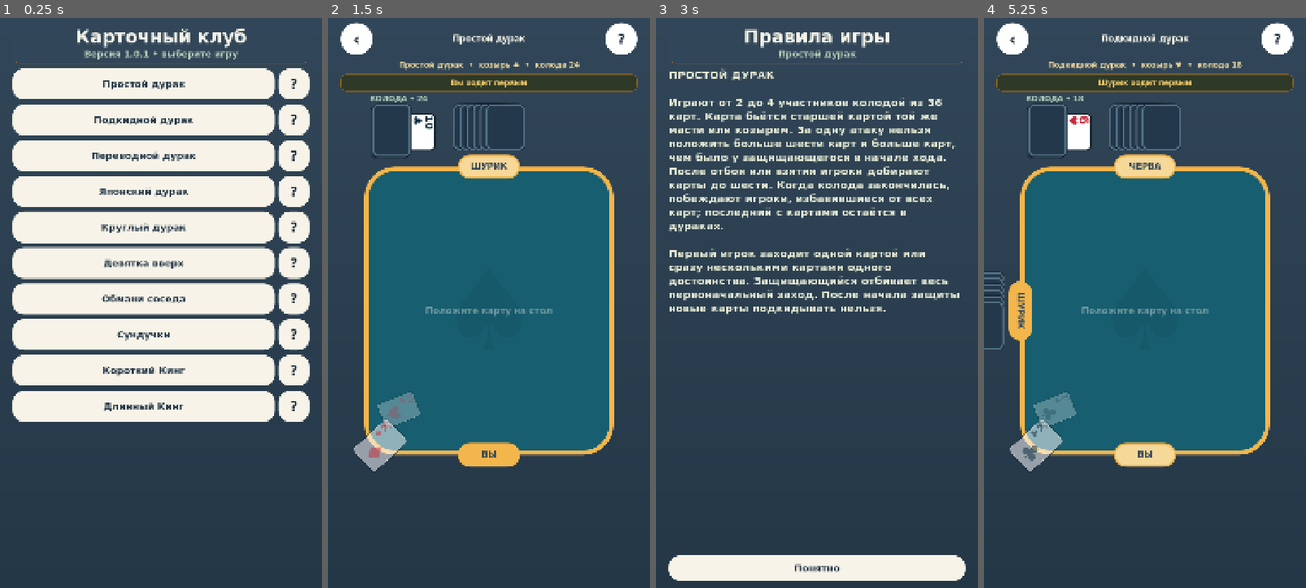
Above: before the commit, frames 1-4 (left to right).
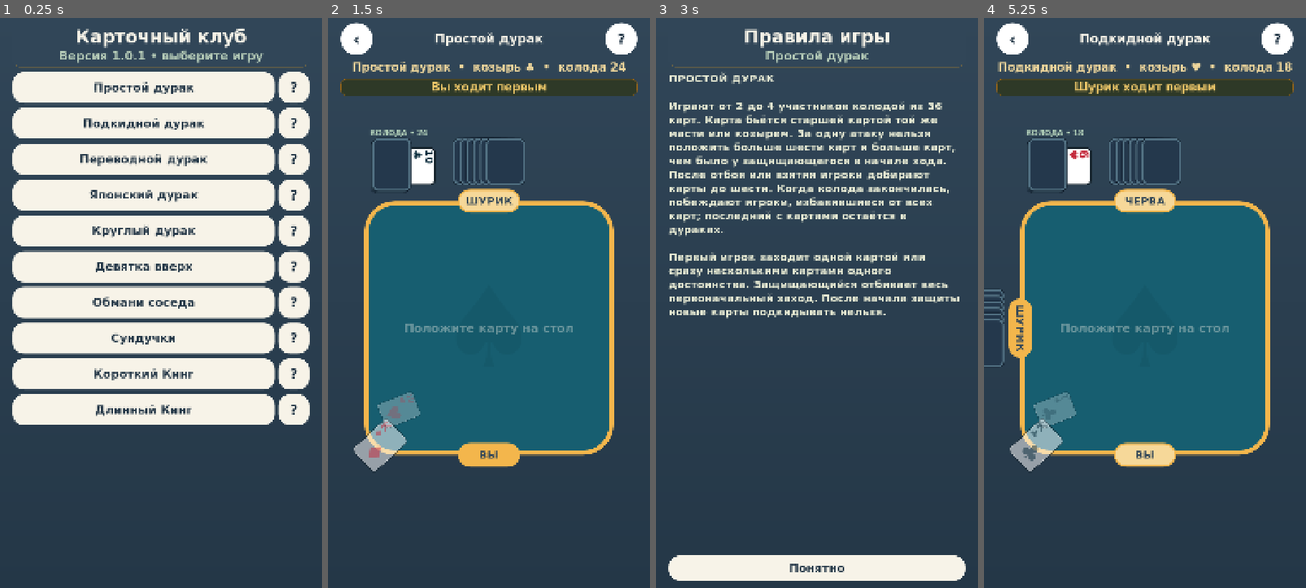
Above: after the commit, the same moments.

Repository: dmitriymaksimowitch-ctrl/mobile-card-game
Game: Godot game, scene res://main.tscn
The game is run twice, just before and just after one commit, with the same random seed, the same clock (stepped at 60 frames per second) and the same inputs.
Inputs:
- Up to frame 1 (0.25 s): no input
- Up to frame 2 (1.5 s): click "Простой дурак" at 0.5 s; click "2 игрока • 1 бот(а)" at 1.25 s
- Up to frame 3 (3 s): click "‹" at 2 s; click "?" at 2.75 s
- Up to frame 4 (5.25 s): click "Понятно" at 3.5 s; click "Подкидной дурак" at 4.25 s; click "3 игрока • 2 бот(а)" at 5 s

The runs differ from the first frame. In frame 1, 18% of the frame differs, in the area x 3-97%, y 5-72%; in frame 2, 12%; in frame 3, 12%; in frame 4, 13%.

Commit message:
Fix full-size compact deck, half-exposed trump and larger UI text: card_visuals.gd

Diff:
--- a/card_visuals.gd
+++ b/card_visuals.gd
@@ -61,6 +61,51 @@
 	style.shadow_color = Color("12202e"); style.shadow_size = 3
 	return style
 
+# Single, unscaled deck view. The rotated trump's bounding rectangle is
+# [card_width - card_height / 2, card_width + card_height / 2] on X:
+# exactly half its long side is beneath the card backs.
+static func add_compact_deck(table: Control, at: Vector2, trump_face: String, card_size: Vector2, card_count: int) -> Control:
+	var deck_display := Control.new()
+	deck_display.name = "DeckDisplay"
+	deck_display.mouse_filter = Control.MOUSE_FILTER_IGNORE
+	deck_display.clip_contents = false
+	deck_display.position = at
+	deck_display.size = Vector2(card_size.x + card_size.y / 2.0 + 12.0, card_size.y + 12.0)
+	table.add_child(deck_display)
+
+	var caption := Label.new()
+	caption.name = "DeckCaption"
+	caption.text = "КОЛОДА • %d" % card_count
+	caption.position = Vector2(0, -53)
+	caption.size = Vector2(300, 50)
+	caption.add_theme_font_size_override("font_size", 38)
+	caption.modulate = Color("d4e8df")
+	caption.mouse_filter = Control.MOUSE_FILTER_IGNORE
+	deck_display.add_child(caption)
+
+	var trump_card := Label.new()
+	trump_card.name = "TrumpCard"
+	decorate_label(trump_card, trump_face, card_size)
+	trump_card.pivot_offset = card_size / 2.0
+	trump_card.position = Vector2(card_size.x / 2.0, 0)
+	trump_card.rotation_degrees = 90
+	trump_card.z_index = 1
+	trump_card.mouse_filter = Control.MOUSE_FILTER_IGNORE
+	deck_display.add_child(trump_card)
+
+	for layer in 4:
+		var back := Label.new()
+		back.name = "DeckBack%d" % layer
+		back.text = ""
+		back.size = card_size
+		back.custom_minimum_size = card_size
+		back.position = Vector2(float(layer) * 2.0, -float(layer) * 2.0)
+		back.add_theme_stylebox_override("normal", back_style())
+		back.mouse_filter = Control.MOUSE_FILTER_IGNORE
+		back.z_index = layer + 2
+		deck_display.add_child(back)
+	return deck_display
+
 static func make_background() -> TextureRect:
 	if cached_background == null:
 		var gradient := Gradient.new(); gradient.colors = PackedColorArray([Color("314658"), Color("243747")])
@@ -73,8 +118,8 @@
 
 static func make_theme() -> Theme:
 	if cached_theme != null: return cached_theme
-	cached_theme = Theme.new(); cached_theme.default_font = preload("res://fonts/Club-Bold.ttf"); cached_theme.default_font_size = 30
-	cached_theme.set_font_size("font_size", "Button", 32)
+	cached_theme = Theme.new(); cached_theme.default_font = preload("res://fonts/Club-Bold.ttf"); cached_theme.default_font_size = 40
+	cached_theme.set_font_size("font_size", "Button", 39)
 	cached_theme.set_color("font_color", "Label", Color("f7f3e8"))
 	for state in ["font_color", "font_hover_color", "font_pressed_color"]: cached_theme.set_color(state, "Button", Color("243747"))
 	for state in ["normal", "hover", "pressed", "disabled"]:
@@ -97,7 +142,7 @@
 	var frame := MarginContainer.new(); frame.size_flags_vertical = Control.SIZE_EXPAND_FILL
 	frame.add_theme_constant_override("margin_left", 80); frame.add_theme_constant_override("margin_right", 80)
 	var index := table.get_index(); parent.add_child(frame); parent.move_child(frame, index); table.reparent(frame, false)
-	var gap := Control.new(); gap.custom_minimum_size.y = 220
+	var gap := Control.new(); gap.custom_minimum_size.y = 320
 	parent.add_child(gap); parent.move_child(gap, frame.get_index())
 	# Adapt older fixed-coordinate layouts to the actual center of the table.
 	if table.get_node_or_null("PlayedCards") == null:
@@ -110,7 +155,7 @@
 		for child in existing:
 			if child is Panel or (child is Label and child.text == "♣   ♦   ♥   ♠"):
 				table.remove_child(child); child.queue_free()
-			else: child.reparent(center, false)
+			elif child.name != "DeckDisplay": child.reparent(center, false)
 	var mark := Label.new(); mark.text = "♠"; mark.mouse_filter = Control.MOUSE_FILTER_IGNORE
 	mark.add_theme_font_size_override("font_size", 380); mark.add_theme_color_override("font_color", Color("15596a"))
 	mark.horizontal_alignment = HORIZONTAL_ALIGNMENT_CENTER; mark.vertical_alignment = VERTICAL_ALIGNMENT_CENTER
@@ -124,7 +169,7 @@
 		style.content_margin_left = 14; style.content_margin_right = 14; seat.add_theme_stylebox_override("panel", style)
 		var label := Label.new(); label.text = names[player].to_upper()
 		label.horizontal_alignment = HORIZONTAL_ALIGNMENT_CENTER; label.vertical_alignment = VERTICAL_ALIGNMENT_CENTER
-		label.add_theme_font_size_override("font_size", 28); label.add_theme_color_override("font_color", Color("344858")); seat.add_child(label)
+		label.add_theme_font_size_override("font_size", 36); label.add_theme_color_override("font_color", Color("344858")); seat.add_child(label)
 		table.add_child(seat); seat.z_index = 80
 		if side:
 			seat.set_anchors_and_offsets_preset(Control.PRESET_CENTER_LEFT if player == 1 else Control.PRESET_CENTER_RIGHT)
@@ -159,7 +204,7 @@
 	row.add_child(round_button("‹", back))
 	var name := Label.new(); name.text = game.durak_name() if main_game else "КАРТОЧНЫЙ КЛУБ"
 	name.size_flags_horizontal = Control.SIZE_EXPAND_FILL; name.horizontal_alignment = HORIZONTAL_ALIGNMENT_CENTER
-	name.vertical_alignment = VERTICAL_ALIGNMENT_CENTER; name.autowrap_mode = TextServer.AUTOWRAP_WORD_SMART; name.add_theme_font_size_override("font_size", 28); row.add_child(name)
+	name.vertical_alignment = VERTICAL_ALIGNMENT_CENTER; name.autowrap_mode = TextServer.AUTOWRAP_WORD_SMART; name.add_theme_font_size_override("font_size", 42); row.add_child(name)
 	row.add_child(round_button("?", help))
 
 static func round_button(text: String, callback: Callable) -> Button:
@@ -174,7 +219,7 @@
 		if child is Label:
 			if child.text.begins_with("ВАША РУКА") or child.text.begins_with("ВАШИ КАРТЫ"):
 				child.text = ""; child.custom_minimum_size.y = 44
-			else: child.add_theme_font_size_override("font_size", 25)
+			else: child.add_theme_font_size_override("font_size", 38)
 		if child is HBoxContainer and child.name != "GameHeader":
 			for button in child.get_children():
 				if button is Button and button.text in ["Меню", "Правила"]:
